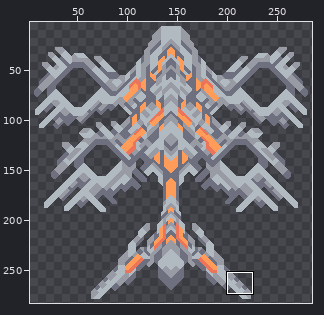
A sprite sheet gets an edit: main/assets-raw/sprites/units/heli/lepidoptera.png. Above: a wide view before the commit, with the close-up outlined.
Close-up. Before:
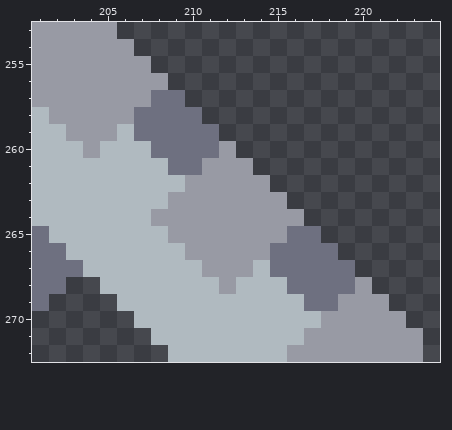
The file is 288x288 pixels. Shown: x 201..224, y 253..272. The wide view leaves out empty margins. The commit also changed other parts of the picture, which this record leaves out.
And afterwards:
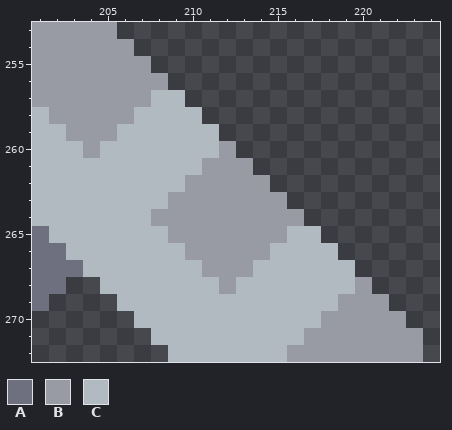
Palette (. is transparent): A #6e7080  B #989aa4  C #b0bac0
Change:
The author changed colour A to colour C in row 257 at x 208 to 209; in row 258 at x 207 to 210; in row 259 at x 207 to 211; in row 260 at x 208 to 211; in row 261 at x 209 to 210; in row 265 at x 216 to 217.
The author changed colour A to colour C in row 266 at x 215 to 218; in row 267 at x 215 to 219; in row 268 at x 216 to 219; in row 269 at x 217 to 218.
Pixel boxes of the changes (left, top, right, bottom) in both close-ups:
changed: (134, 90, 219, 175)
changed: (270, 226, 355, 311)
